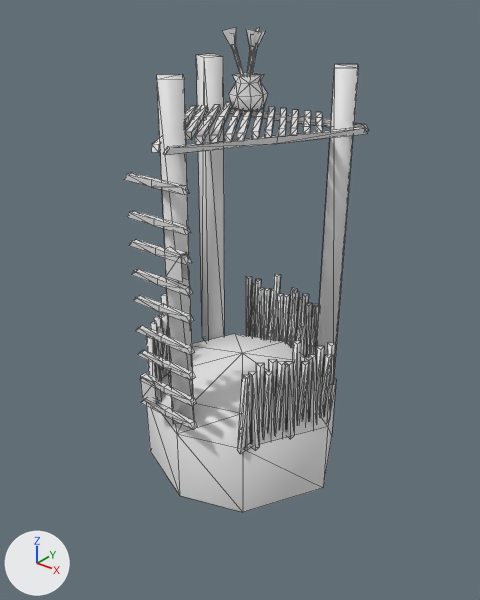
Before and after pictures for a commit that changed the COLLADA model art/meshes/structural/anish/scout_tower.dae.
One viewpoint serves both versions: a 50 mm lens placed at (13.22, -16.76, 13.46), pointed at (0.3, -0.61, 3.44). Every picture has the same lights, and +X, +Y and +Z are marked at lower left. The picture after the commit comes second. Mesh edges are drawn as thin lines. Where no turn or scale is listed for an object, it has been applied to the vertices.

Script lines for the objects in view, before the commit:
```python
me_cubo_543 = bpy.data.meshes.new('Cubo.543')
me_cubo_543.from_pydata(...)  # 723 vertices, 1016 faces; spans x -3.6..4.0, y -4.2..3.2, z -3.2..11.9
me_cubo_543.materials.append(mat_texturas_laurel_melhor)  # its picture is missing
ob_scout_tower = bpy.data.objects.new('scout_tower', me_cubo_543)
ob_scout_tower.location = (0.0, 0.01, 0.13)
```
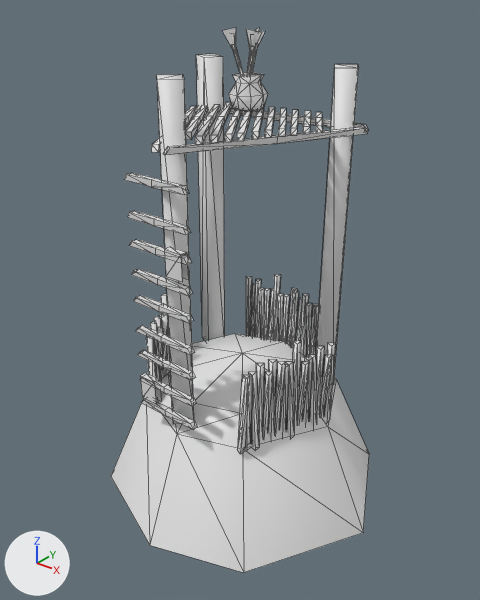
Boxes (x1, y1, x2, y2) around the edits, measured in the pictures (480 x 600 px; the box of a moved part takes in the faces that stretch with it):
'scout_tower', reshaped (13% taller): before (124, 27, 369, 512); after (111, 27, 369, 573)
part 1 of me_cubo_543, moved or reshaped: before (147, 382, 336, 512); after (111, 380, 369, 573)

Patch to the scene script:
```diff
--- a/art/meshes/structural/anish/scout_tower.dae.py
+++ b/art/meshes/structural/anish/scout_tower.dae.py
@@ me_cubo_543 @@
 # used by ob_scout_tower; location = (0.0, 0.01, 0.13)
-me_cubo_543.from_pydata(...)  # 723 vertices, 1016 faces; spans x -3.6..4.0, y -4.2..3.2, z -3.2..11.9
-me_cubo_543.vertices[715].co = (-3.6, -0.3, -3.2)
-me_cubo_543.vertices[716].co = (-2.4, 2.3, -3.2)
-me_cubo_543.vertices[717].co = (-2.4, -2.8, -3.2)  # pixel (150, 451)
-me_cubo_543.vertices[718].co = (0.2, 3.2, -3.2)
-me_cubo_543.vertices[719].co = (0.2, -3.9, -3.2)  # pixel (179, 495)
-me_cubo_543.vertices[720].co = (4.0, -0.4, -3.1)  # pixel (323, 487)
-me_cubo_543.vertices[721].co = (2.4, -3.1, -3.1)  # pixel (242, 512)
-me_cubo_543.vertices[722].co = (2.6, 2.3, -3.1)  # pixel (331, 436)
+me_cubo_543.from_pydata(...)  # 723 vertices, 1016 faces; spans x -5.2..5.7, y -5.5..4.8, z -4.2..11.9
+# me_cubo_543 part 1
+me_cubo_543.vertices[715].co = (-5.2, -0.3, -4.2)
+me_cubo_543.vertices[716].co = (-3.5, 3.4, -4.2)
+me_cubo_543.vertices[717].co = (-3.5, -4.0, -4.2)  # pixel (110, 476)
+me_cubo_543.vertices[718].co = (0.2, 4.8, -4.2)
+me_cubo_543.vertices[719].co = (0.2, -5.5, -4.2)  # pixel (149, 545)
+me_cubo_543.vertices[720].co = (5.7, -0.4, -4.2)  # pixel (363, 532)
+me_cubo_543.vertices[721].co = (3.5, -4.4, -4.2)  # pixel (243, 572)
+me_cubo_543.vertices[722].co = (3.7, 3.5, -4.2)  # pixel (369, 454)
 me_cubo_543.materials.append(mat_texturas_laurel_melhor)
```
